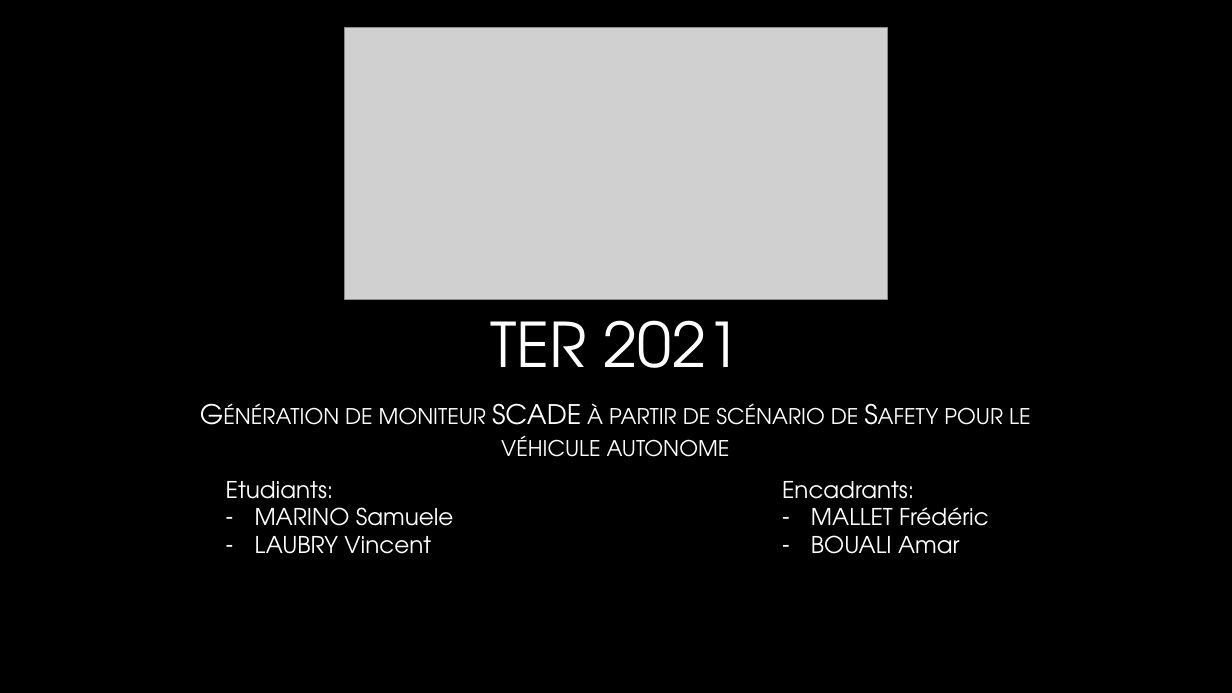
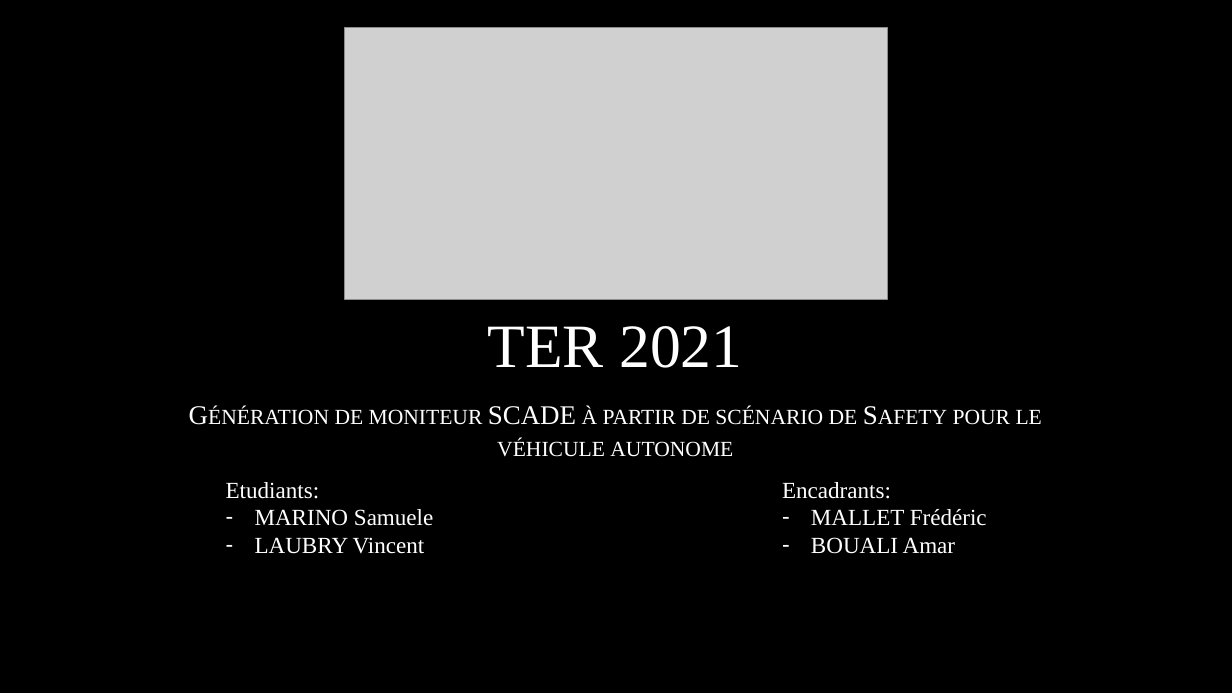
Before and after one commit to Viince06/TER_Safety_ADAVEC, a slide deck: slide 1 of TERS2 Suivi.pptx. Drawn at 1232x693 pixels with LibreOffice and Linux fonts; fonts in the diff are those of the drawing; grey boxes stand for pictures; background and template pictures are left out. Boxes give left, top, right and bottom in pixels: in the first picture for what was removed or moved away, otherwise in the second. Text is boxed around its words. In the diff, an @@ line names an element or a change of style, - is before the commit and + after.

```diff
--- a/TERS2 Suivi.pptx
+++ b/TERS2 Suivi.pptx
@@ font TeX Gyre Adventor to Times New Roman in 4 elements at [488,326,742,368], [335,406,1042,457], [226,482,433,554], [782,482,987,554] @@
```
Also in this commit, not shown: 2 other slides changed.
